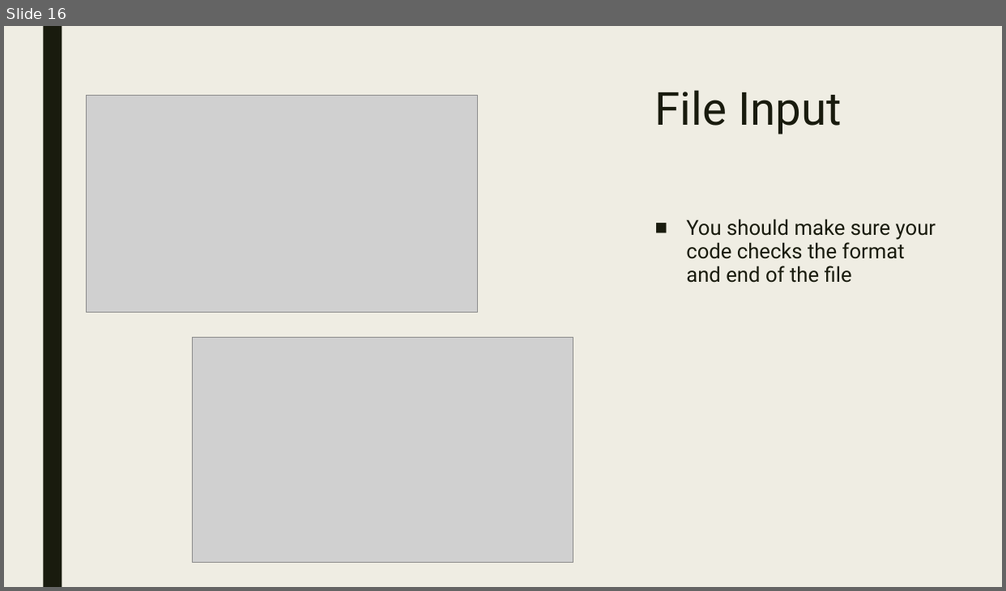
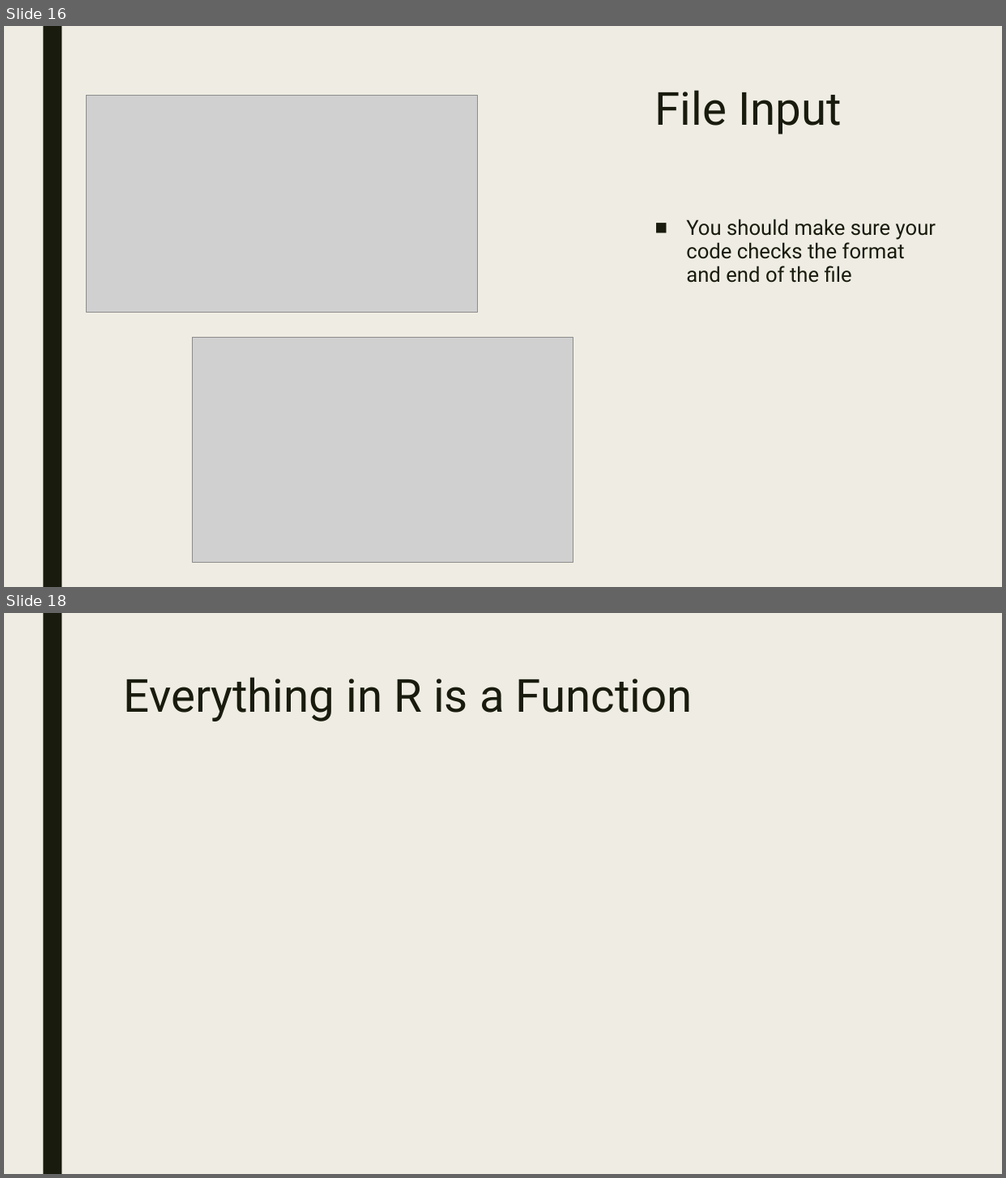
Before and after one commit to RforOperations2018/Class_3, a slide deck: Class_3.pptx. Shown one above the other, each under a label of ours: slide 16 before the commit, slides 16 and 18 after it; the slides between them are not shown. The pictures are 1006x591 and 1006x1178 pixels, drawn with LibreOffice and Linux fonts; fonts in the diff are those of the drawing; grey boxes stand for pictures. Boxes give left, top, right and bottom in pixels: in the first picture for what was removed or moved away, otherwise in the second. Text is boxed around its words. In the diff, an @@ line names an element or a change of style, - is before the commit and + after.

```diff
--- a/Class_3.pptx
+++ b/Class_3.pptx
@@ slide 18 added at (x1=4, y1=613, x2=1002, y2=1174), background #EFEDE3; not listed: 1 template element that a slide beside it also shows @@
@@ title added at (x1=124, y1=677, x2=692, y2=722), 44 pt, text #191B0E @@
+Everything in R is a Function
```
Also in this commit, not shown: 1 slide changed, 1 other slide added, 1 other file.
